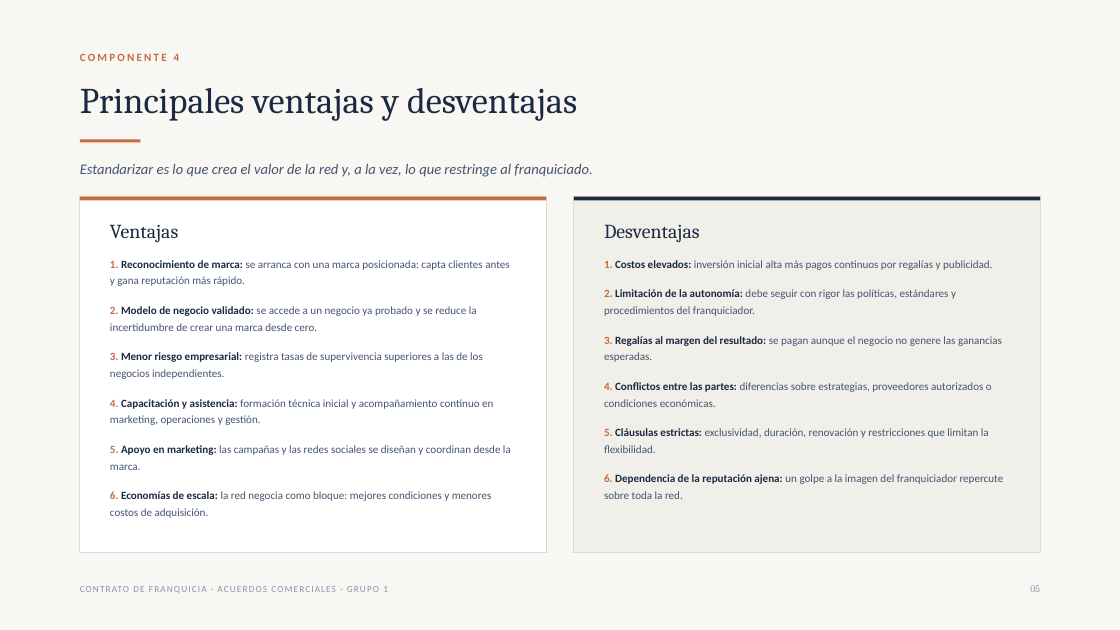
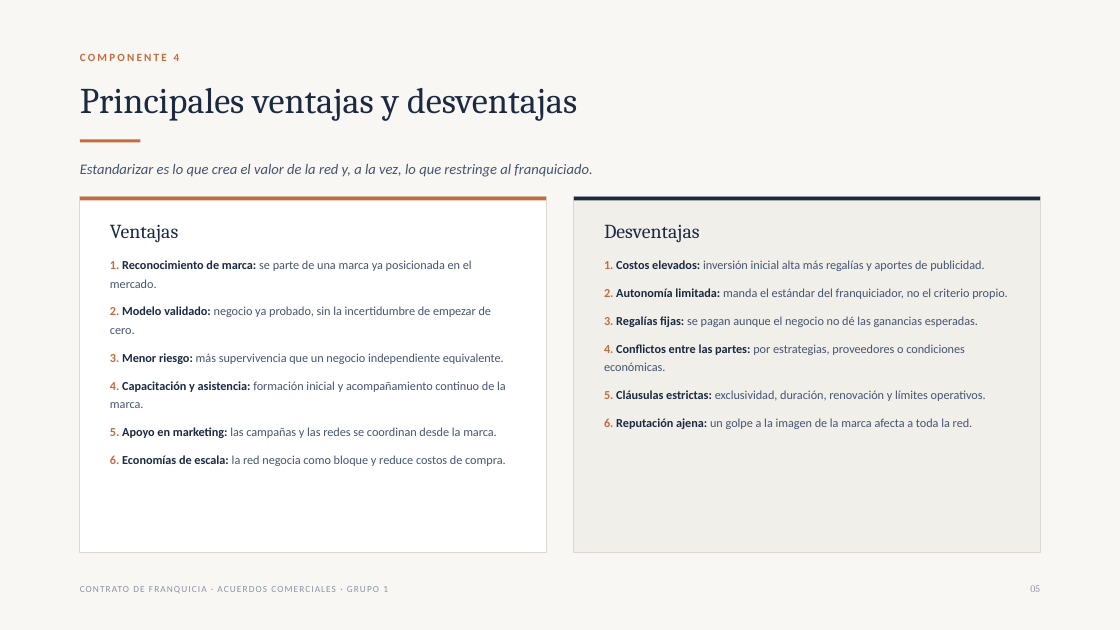
Before and after one commit to loqueiraop/hola, a slide deck: slide 5 of Contrato de Franquicia - Grupo 1.pptx. Drawn at 1120x630 pixels with LibreOffice and Linux fonts; fonts in the diff are those of the drawing. Boxes give left, top, right and bottom in pixels: in the first picture for what was removed or moved away, otherwise in the second. Text is boxed around its words. In the diff, an @@ line names an element or a change of style, - is before the commit and + after.

```diff
--- a/Contrato de Franquicia - Grupo 1.pptx
+++ b/Contrato de Franquicia - Grupo 1.pptx
@@ text at [110,260,506,466]: text changed; size 9.5 to 10.5 pt @@
-1. Reconocimiento de marca: se arranca con una marca posicionada: capta clientes antes y gana reputación más rápido.
-2. Modelo de negocio validado: se accede a un negocio ya probado y se reduce la incertidumbre de crear una marca desde cero.
-3. Menor riesgo empresarial: registra tasas de supervivencia superiores a las de los negocios independientes.
-4. Capacitación y asistencia: formación técnica inicial y acompañamiento continuo en marketing, operaciones y gestión.
-5. Apoyo en marketing: las campañas y las redes sociales se diseñan y coordinan desde la marca.
-6. Economías de escala: la red negocia como bloque: mejores condiciones y menores costos de adquisición.
+1. Reconocimiento de marca: se parte de una marca ya posicionada en el mercado.
+2. Modelo validado: negocio ya probado, sin la incertidumbre de empezar de cero.
+3. Menor riesgo: más supervivencia que un negocio independiente equivalente.
+4. Capacitación y asistencia: formación inicial y acompañamiento continuo de la marca.
+5. Apoyo en marketing: las campañas y las redes se coordinan desde la marca.
+6. Economías de escala: la red negocia como bloque y reduce costos de compra.
@@ text at [604,260,1008,429]: text changed; size 9.5 to 10.5 pt @@
-1. Costos elevados: inversión inicial alta más pagos continuos por regalías y publicidad.
-2. Limitación de la autonomía: debe seguir con rigor las políticas, estándares y procedimientos del franquiciador.
-3. Regalías al margen del resultado: se pagan aunque el negocio no genere las ganancias esperadas.
-4. Conflictos entre las partes: diferencias sobre estrategias, proveedores autorizados o condiciones económicas.
-5. Cláusulas estrictas: exclusividad, duración, renovación y restricciones que limitan la flexibilidad.
-6. Dependencia de la reputación ajena: un golpe a la imagen del franquiciador repercute sobre toda la red.
+1. Costos elevados: inversión inicial alta más regalías y aportes de publicidad.
+2. Autonomía limitada: manda el estándar del franquiciador, no el criterio propio.
+3. Regalías fijas: se pagan aunque el negocio no dé las ganancias esperadas.
+4. Conflictos entre las partes: por estrategias, proveedores o condiciones económicas.
+5. Cláusulas estrictas: exclusividad, duración, renovación y límites operativos.
+6. Reputación ajena: un golpe a la imagen de la marca afecta a toda la red.
```
Also in this commit, not shown: 4 other slides changed, 1 other file.
